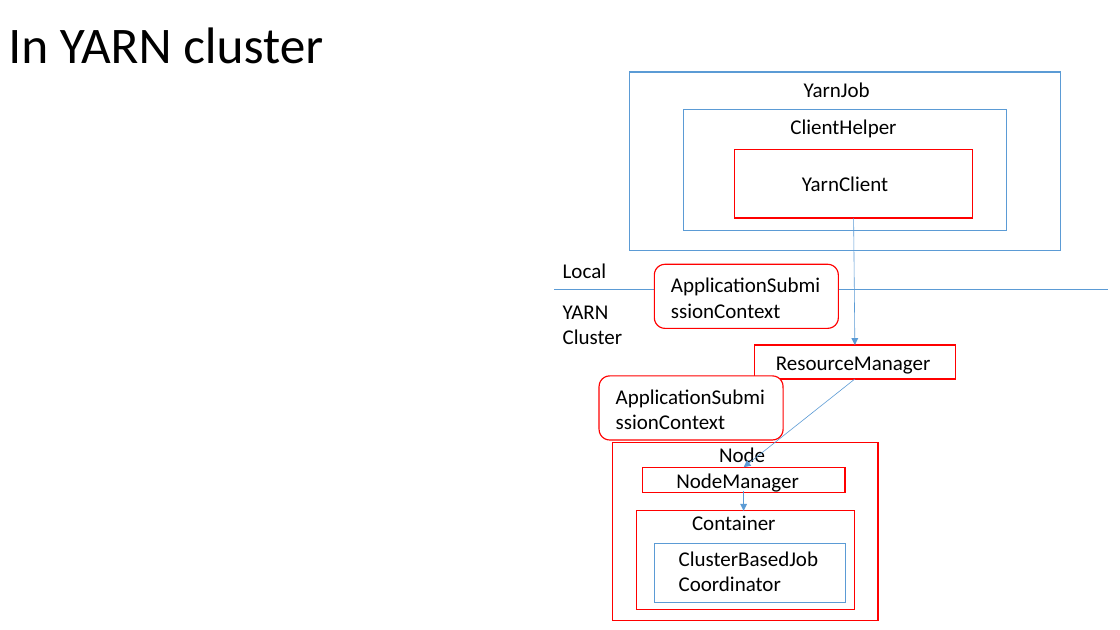
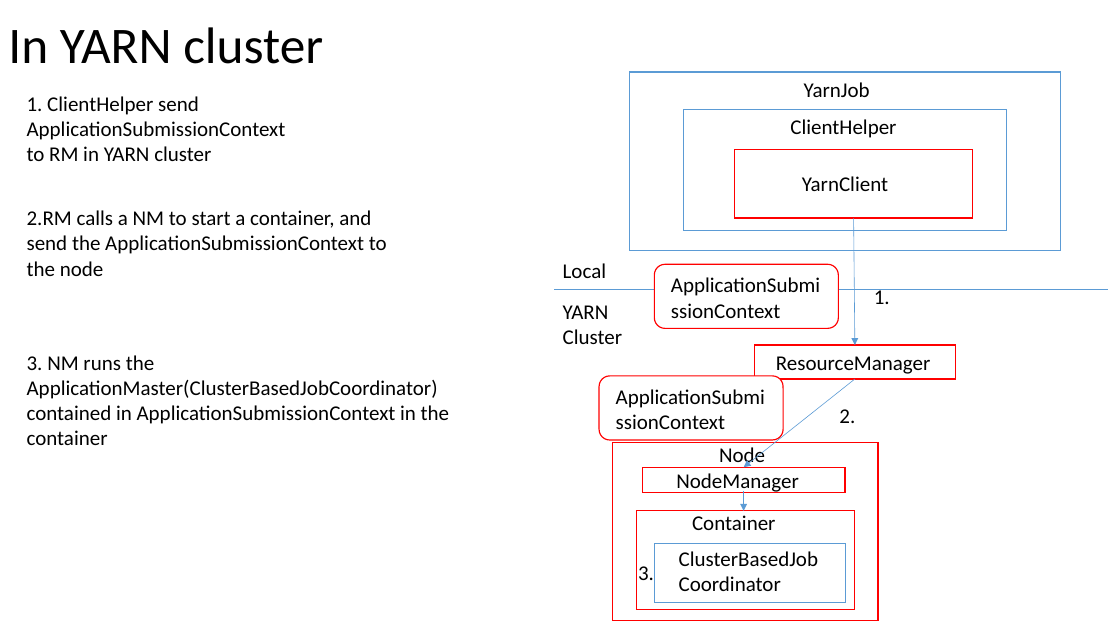
Before and after one commit to Swrrt/Samza-Documents, a slide deck: slide 73 of Documentation/SamzaStructure.pptx. Drawn at 1120x630 pixels with LibreOffice and Linux fonts; fonts in the diff are those of the drawing. Boxes give left, top, right and bottom in pixels: in the first picture for what was removed or moved away, otherwise in the second. Text is boxed around its words. In the diff, an @@ line names an element or a change of style, - is before the commit and + after.

Commit message:
ClusterBasedJobCoordinator, slides now

```diff
--- a/Documentation/SamzaStructure.pptx
+++ b/Documentation/SamzaStructure.pptx
@@ text added at (27, 96, 286, 161), 18 pt, text #000000 @@
+1. ClientHelper send ApplicationSubmissionContext to RM in YARN cluster
@@ text added at (27, 210, 387, 276), 18 pt, text #000000 @@
+2.RM calls a NM to start a container, and send the ApplicationSubmissionContext to the node
@@ text added at (874, 289, 890, 304), 18 pt, text #000000 @@
+1.
@@ text added at (27, 355, 449, 445), 18 pt, text #000000 @@
+3. NM runs the ApplicationMaster(ClusterBasedJobCoordinator) contained in ApplicationSubmissionContext in the container
@@ text added at (839, 409, 855, 423), 18 pt, text #000000 @@
+2.
@@ text added at (638, 566, 654, 580), 18 pt, text #000000 @@
+3.
```
Also in this commit, not shown: 1 slide added, 1 slide removed.
